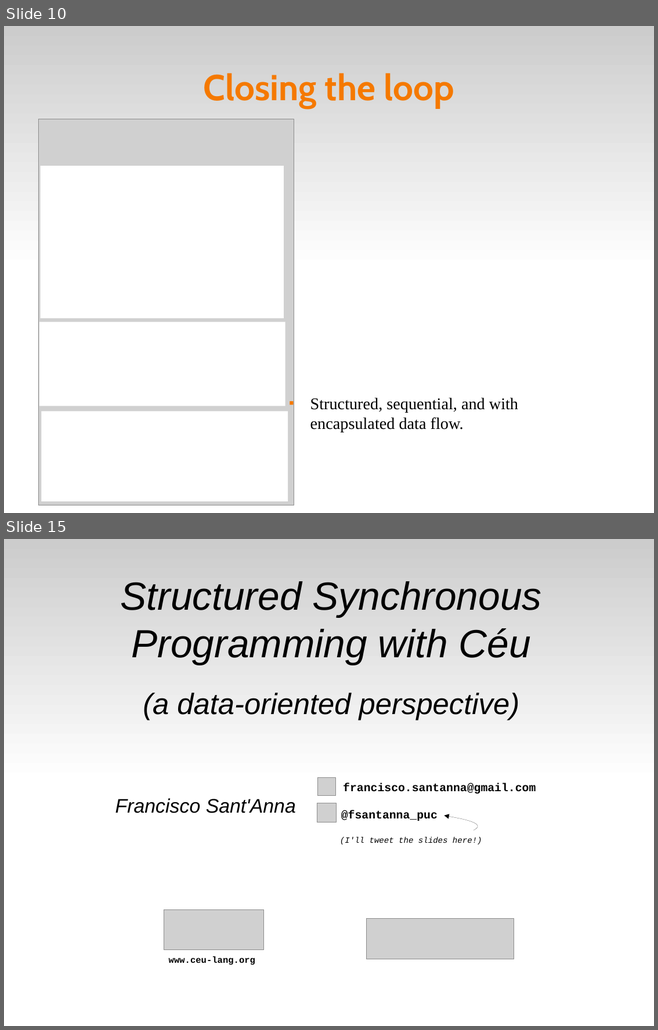
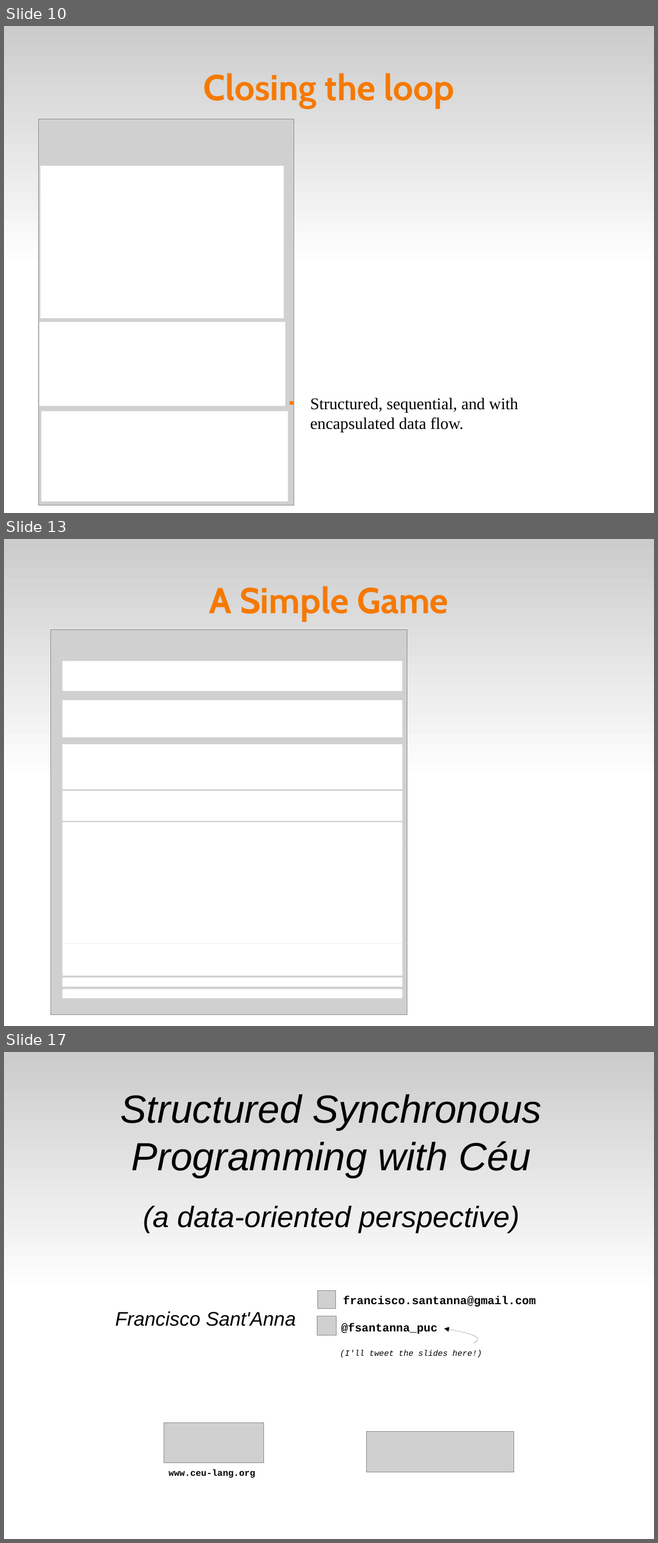
Before and after one commit to fsantanna-no/ceu-docs, a slide deck: ceu_curryon.odp. Shown one above the other, each under a label of ours: slides 10 and 15 before the commit, slides 10, 13 and 17 after it; the slides between them are not shown. The pictures are 658x1030 and 658x1543 pixels, drawn with LibreOffice and Linux fonts; fonts in the diff are those of the drawing; grey boxes stand for pictures. Boxes give left, top, right and bottom in pixels: in the first picture for what was removed or moved away, otherwise in the second. Text is boxed around its words. In the diff, an @@ line names an element or a change of style, - is before the commit and + after.

```diff
--- a/ceu_curryon.odp
+++ b/ceu_curryon.odp
@@ slide 13 added at bbox=[4, 539, 654, 1026], background #FFFFFF; not listed: 1 template element that a slide beside it also shows @@
@@ title added at bbox=[209, 586, 448, 621], 44 pt, text #F57900, bold @@
+A Simple Game
@@ picture added at bbox=[50, 630, 407, 1015] @@
@@ rectangle added at bbox=[63, 661, 402, 691], fill #FFFFFF @@
@@ rectangle added at bbox=[63, 700, 402, 738], fill #FFFFFF @@
@@ rectangle added at bbox=[63, 745, 402, 769], fill #FFFFFF @@
@@ rectangle added at bbox=[63, 766, 402, 790], fill #FFFFFF @@
@@ rectangle added at bbox=[63, 791, 402, 821], fill #FFFFFF @@
@@ rectangle added at bbox=[63, 823, 402, 845], fill #FFFFFF @@
@@ rectangle added at bbox=[63, 844, 402, 856], fill #FFFFFF @@
@@ rectangle added at bbox=[63, 856, 402, 889], fill #FFFFFF @@
@@ rectangle added at bbox=[63, 890, 402, 944], fill #FFFFFF @@
@@ rectangle added at bbox=[63, 944, 402, 966], fill #FFFFFF @@
@@ rectangle added at bbox=[63, 967, 402, 976], fill #FFFFFF @@
@@ rectangle added at bbox=[63, 989, 402, 999], fill #FFFFFF @@
@@ rectangle added at bbox=[63, 978, 402, 987], fill #FFFFFF @@
@@ what was slide 15 is now slide 17 @@
```
Also in this commit, not shown: 4 slides changed, 2 other slides added, 1 slide removed.
